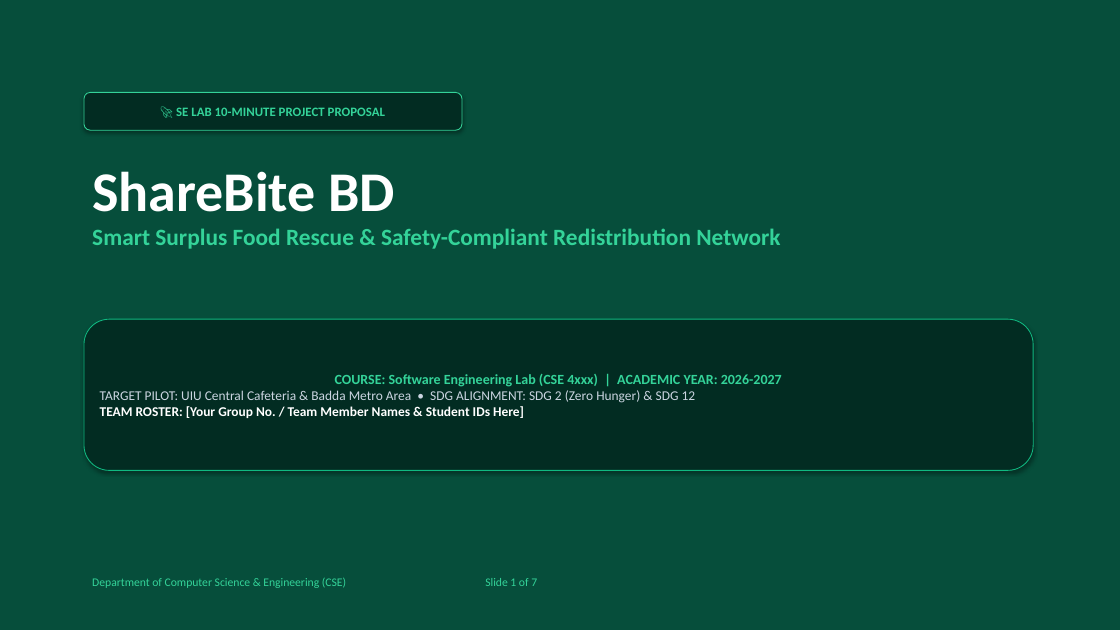
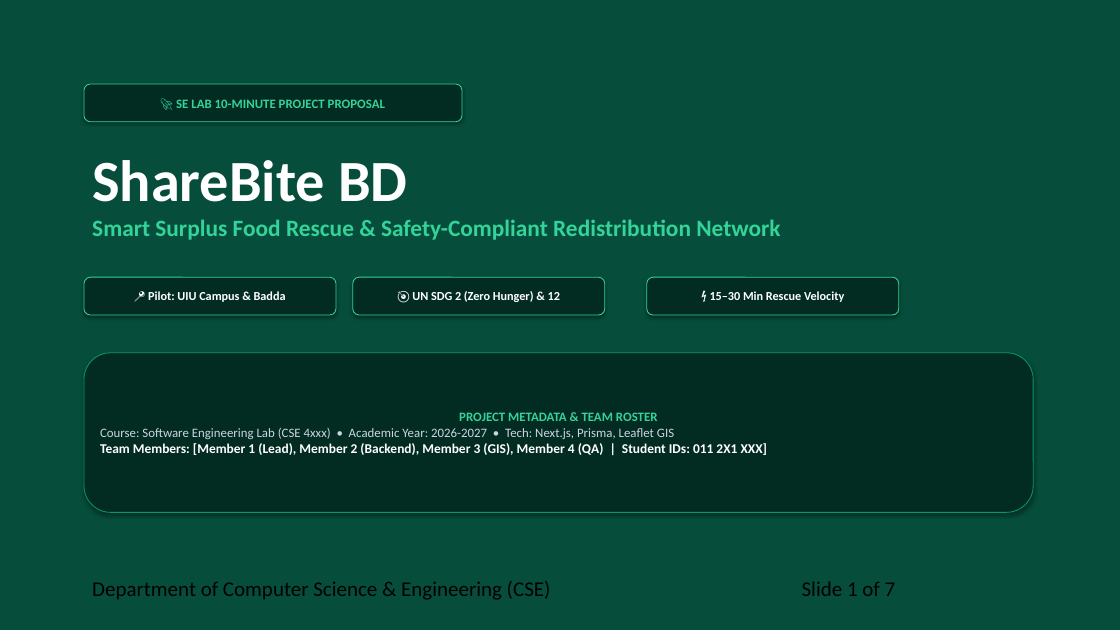
Before and after one commit to mahamudul-hasan7/shearbitebd, a slide deck: slide 1 of ShareBite_BD_SE_Lab_Presentation.pptx. Drawn at 1120x630 pixels with LibreOffice and Linux fonts; fonts in the diff are those of the drawing. Boxes give left, top, right and bottom in pixels: in the first picture for what was removed or moved away, otherwise in the second. Text is boxed around its words. In the diff, an @@ line names an element or a change of style, - is before the commit and + after.

```diff
--- a/ShareBite_BD_SE_Lab_Presentation.pptx
+++ b/ShareBite_BD_SE_Lab_Presentation.pptx
@@ rounded rectangle "🚀 SE LAB 10-MINUTE PROJECT ..." moved from (x1=84, y1=92, x2=462, y2=130) to (x1=84, y1=84, x2=462, y2=122) @@
@@ text "ShareBite BD" moved from (x1=92, y1=171, x2=780, y2=249) to (x1=92, y1=160, x2=780, y2=240) @@
@@ text at (x1=92, y1=160, x2=407, y2=202): size 48 to 50 pt in "ShareBite BD" @@
@@ rounded rectangle added at (x1=84, y1=277, x2=336, y2=315), fill #022C22, outline #34D399 0.75 pt, 10.5 pt, text #FFFFFF, bold @@
+📍 Pilot: UIU Campus & Badda
@@ rounded rectangle added at (x1=353, y1=277, x2=605, y2=315), fill #022C22, outline #34D399 0.75 pt, 10.5 pt, text #FFFFFF, bold @@
+🎯 UN SDG 2 (Zero Hunger) & 12
@@ rounded rectangle added at (x1=647, y1=277, x2=899, y2=315), fill #022C22, outline #34D399 0.75 pt, 10.5 pt, text #FFFFFF, bold @@
+⚡ 15–30 Min Rescue Velocity
@@ rounded rectangle "PROJECT METADATA & TEAM ROSTER" resized from (x1=84, y1=319, x2=1033, y2=471) to (x1=84, y1=353, x2=1033, y2=513) @@
@@ rounded rectangle "PROJECT METADATA & TEAM ROSTER" at (x1=84, y1=353, x2=1033, y2=513): outline #10B981 0.75 pt to #059669 0.75 pt @@
@@ text in rounded rectangle at (x1=100, y1=412, x2=768, y2=455): text changed; size 11.5 to 11 pt @@
-COURSE: Software Engineering Lab (CSE 4xxx) | ACADEMIC YEAR: 2026-2027
-TARGET PILOT: UIU Central Cafeteria & Badda Metro Area • SDG ALIGNMENT: SDG 2 (Zero Hunger) & SDG 12
-TEAM ROSTER: [Your Group No. / Team Member Names & Student IDs Here]
+PROJECT METADATA & TEAM ROSTER
+Course: Software Engineering Lab (CSE 4xxx) • Academic Year: 2026-2027 • Tech: Next.js, Prisma, Leaflet GIS
+Team Members: [Member 1 (Lead), Member 2 (Backend), Member 3 (GIS), Member 4 (QA) | Student IDs: 011 2X1 XXX]
@@ text "Department of Computer Science & ..." at (x1=92, y1=581, x2=896, y2=600): size 10 to 18 pt, text colour #34D399 to #000000 @@
```
Also in this commit, not shown: 6 other slides changed, 4 other files.
